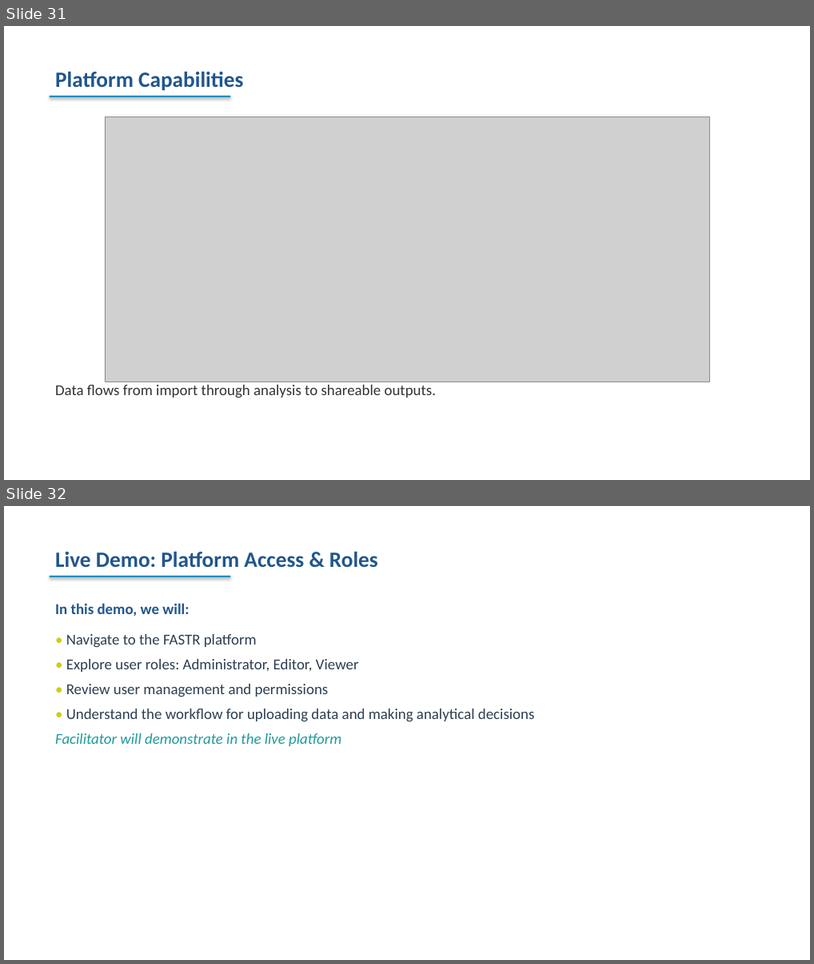
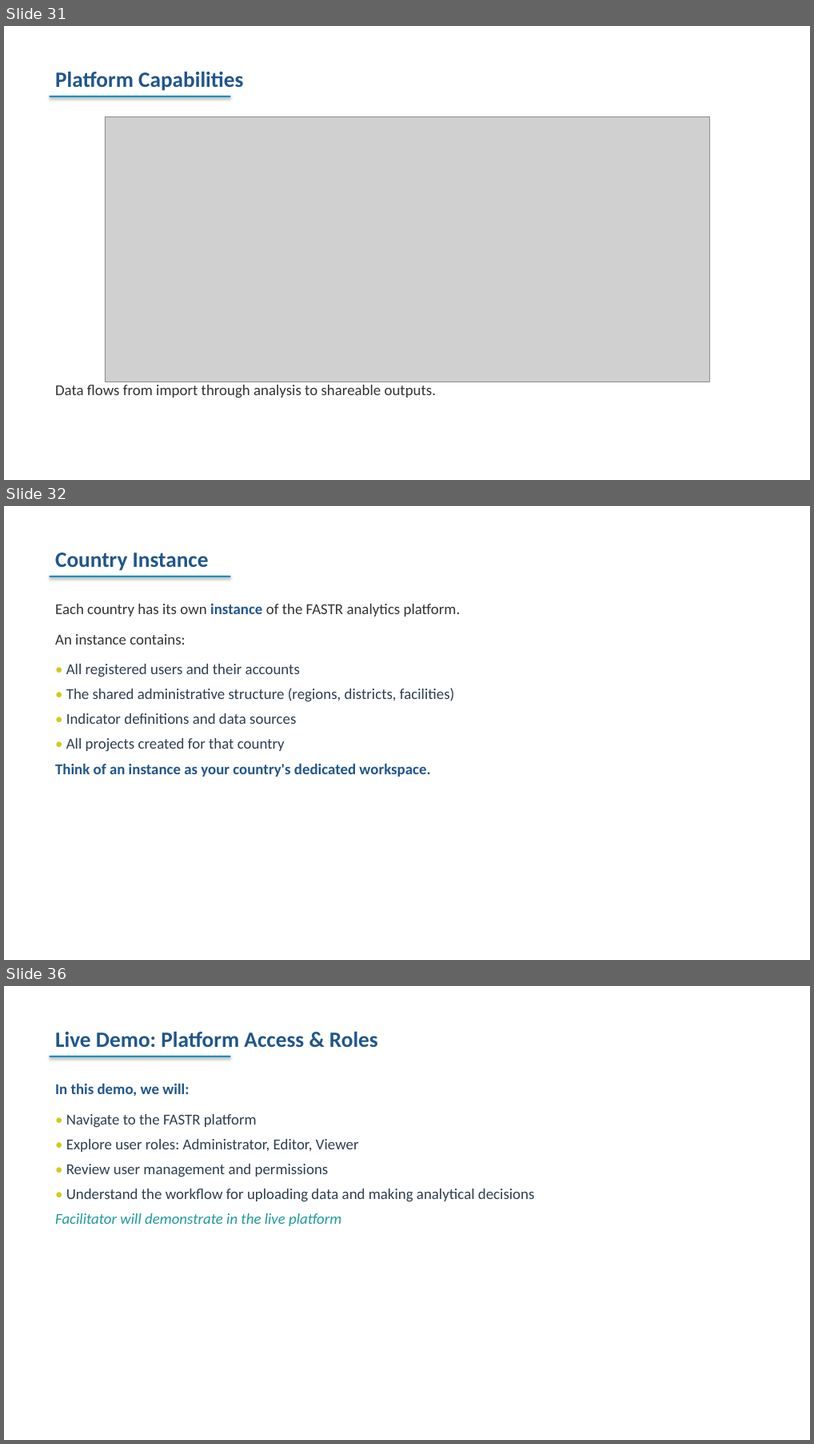
Before and after one commit to FASTR-Analytics/fastr-resource-hub, a slide deck: outputs/2026-zambia_deck.pptx. Shown one above the other, each under a label of ours: slides 31 and 32 before the commit, slides 31, 32 and 36 after it; the slides between them are not shown. The pictures are 814x964 and 814x1444 pixels, drawn with LibreOffice and Linux fonts; fonts in the diff are those of the drawing; grey boxes stand for pictures. Boxes give left, top, right and bottom in pixels: in the first picture for what was removed or moved away, otherwise in the second. Text is boxed around its words. In the diff, an @@ line names an element or a change of style, - is before the commit and + after.

Commit message:
added existing content to slides (platform)

```diff
--- a/outputs/2026-zambia_deck.pptx
+++ b/outputs/2026-zambia_deck.pptx
@@ slide 32 added at (x1=4, y1=506, x2=810, y2=960), background #FFFFFF @@
@@ text added at (x1=55, y1=552, x2=209, y2=571), 26 pt, text #21568C, bold @@
+Country Instance
@@ rectangle added at (x1=50, y1=576, x2=231, y2=577), fill #1A90C0 @@
@@ text added at (x1=55, y1=603, x2=461, y2=776), 18 pt, text #2C3E50 @@
+Each country has its own instance of the FASTR analytics platform.
+An instance contains:
+• All registered users and their accounts
+• The shared administrative structure (regions, districts, facilities)
+• Indicator definitions and data sources
+• All projects created for that country
+Think of an instance as your country's dedicated workspace.
@@ what was slide 32 is now slide 36 @@
```
Also in this commit, not shown: 3 other slides added, 8 other files.
